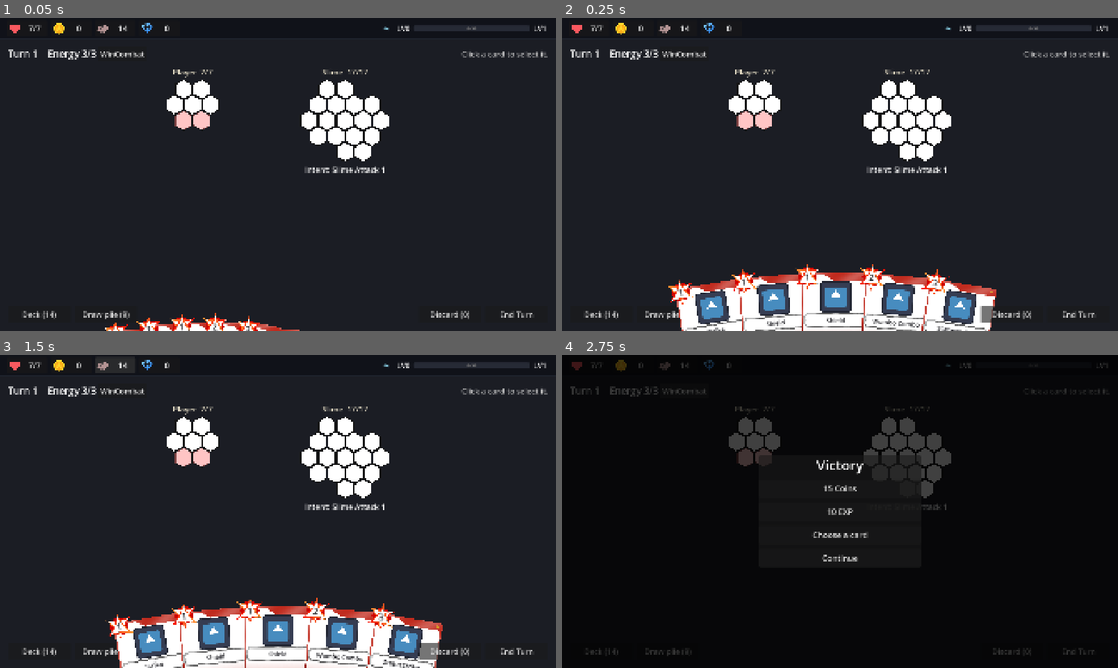
Above: before the commit, frames 1-4 (two rows, left to right).
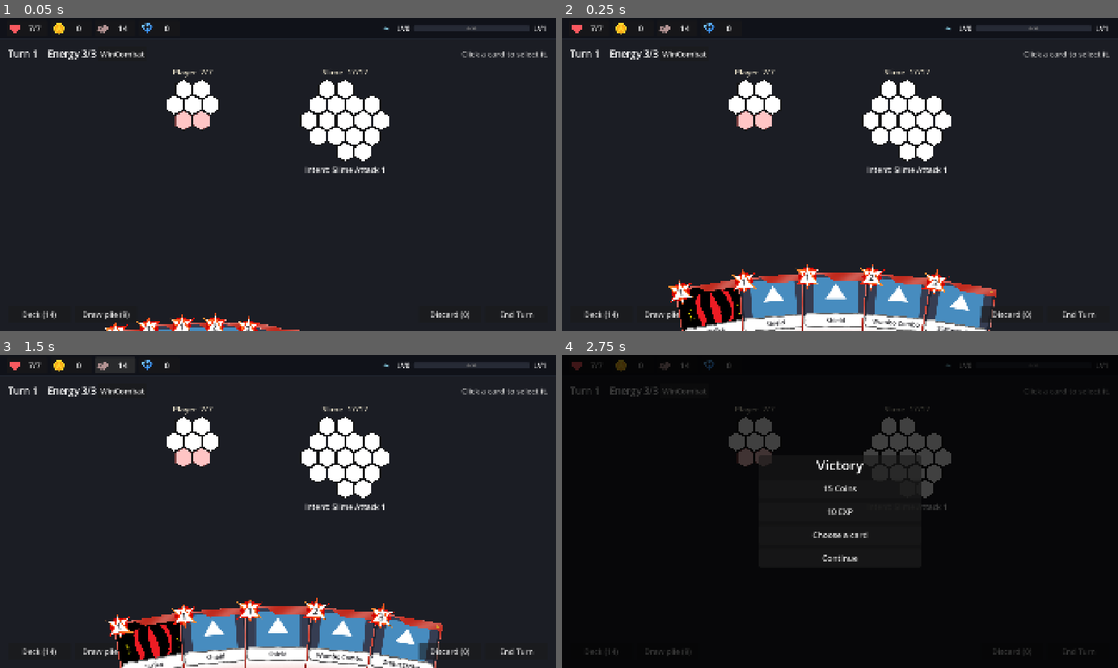
Above: after the commit, the same moments.

Repository: himaiayas/hex-sts
Game: Godot game, scene res://scenes/combat.tscn
Same seed, same stepped clock (60 frames per second), same inputs: the game is played once before the commit and once after it. This scene is started directly instead of the project's main scene. The engine's default icon, where the game draws it, is replaced by a stand-in: a white triangle on a blue panel in a dark square.
Inputs:
- Up to frame 1 (0.05 s): no input
- Up to frame 2 (0.25 s): no input
- Up to frame 3 (1.5 s): click "Deck (14)" at 0.5 s; click "14" at 1.25 s
- Up to frame 4 (2.75 s): click "WinCombat" at 2 s

The runs differ from the first frame. In frame 1, 0.1% of the frame differs, in the area x 28-48%, y 97-100%; in frame 2, 5.1%; in frame 3, 5.3%, in the area x 21-79%, y 80-100%; in frame 4, nothing differs.

Commit message:
fix: span card image in card rendering

Diff:
--- a/scenes/Card.tscn
+++ b/scenes/Card.tscn
@@ -37,7 +37,13 @@
 mouse_filter = 2
 texture = ExtResource("1_icon")
 expand_mode = 1
-stretch_mode = 5
+stretch_mode = 6
+
+[node name="NameFill" type="ColorRect" parent="Panel"]
+unique_name_in_owner = true
+offset_right = 40.0
+offset_bottom = 40.0
+mouse_filter = 2
 
 [node name="NameFrame" type="TextureRect" parent="Panel"]
 unique_name_in_owner = true
--- a/scripts/cards/card_data/strike.gd
+++ b/scripts/cards/card_data/strike.gd
@@ -7,6 +7,7 @@
 	cost = 1
 	type = Enum.CardType.ATTACK
 	description = "{render:0}\nDeal damage."
+	image = preload("res://assets/cards/cards/strike.png")
 	grid_actions = [
 		GridAction.new(Enum.TargetType.ENEMY, [
 			DamageTile.new(Vector2i(0,0)),
--- a/scripts/cards/render_card.gd
+++ b/scripts/cards/render_card.gd
@@ -2,7 +2,9 @@
 
 ## Layout, in card pixels (0,0 = top-left of the card). Adjust freely.
 const CARD_SIZE := Vector2(234, 334)
-const IMAGE_RECT := Rect2(12, 28, 210, 108)  # card image, upper part
+const IMAGE_RECT := Rect2(5, 6, 224, 158)  # card image: from the frame's inner edge down into the name frame
+const NAME_FILL_RECT := Rect2(12, 143, 210, 41)  # fills the name frame's see-through middle
+const NAME_FILL_COLOR := Color.WHITE
 const NAME_RECT := Rect2(26, 141, 182, 45)  # name text, inside the name frame
 const DESCRIPTION_RECT := Rect2(14, 194, 206, 128)  # text and patterns, lower part
 const COST_RECT := Rect2(-25, -35, 90, 96)  # cost frame, upper-left (may stick out)
@@ -69,6 +71,9 @@
 
 	_place(card.get_node("%Background"), Rect2(Vector2.ZERO, CARD_SIZE), _crop(BACKGROUNDS[data.type]))
 	_place(card.get_node("%CardImage"), IMAGE_RECT, data.image)
+	var name_fill: ColorRect = card.get_node("%NameFill")
+	_place(name_fill, NAME_FILL_RECT)
+	name_fill.color = NAME_FILL_COLOR
 	_place(card.get_node("%NameFrame"), Rect2(Vector2.ZERO, CARD_SIZE), _crop(NAME_FRAME))
 	_place(card.get_node("%Outline"), Rect2(Vector2.ZERO, CARD_SIZE), _crop(OUTLINES[data.type]))
 	_place(card.get_node("%CostFrame"), COST_RECT, COST_FRAMES[data.type])
Binary file added: assets/cards/cards/strike.png
Not shown, added: assets/cards/cards/strike.png.import
